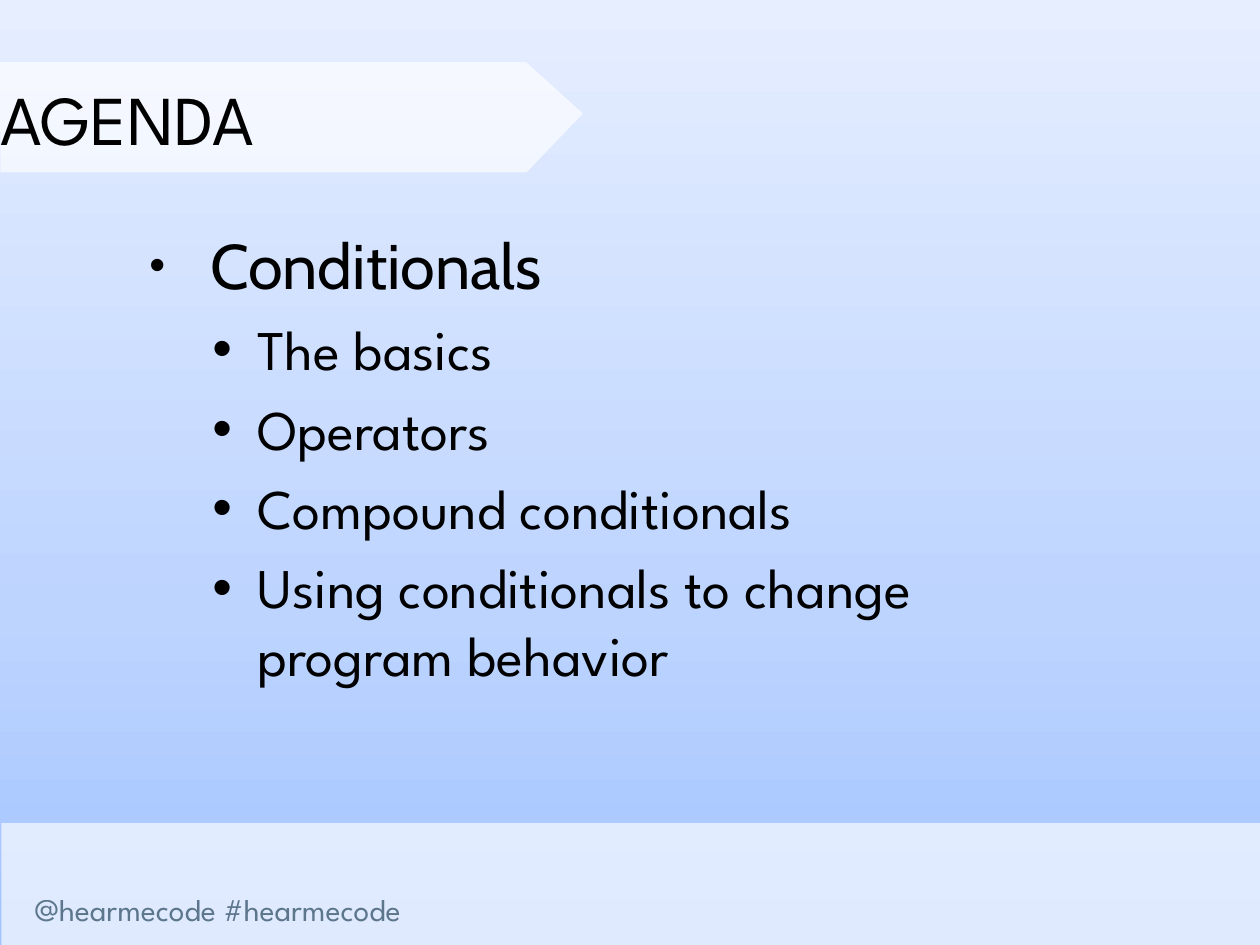
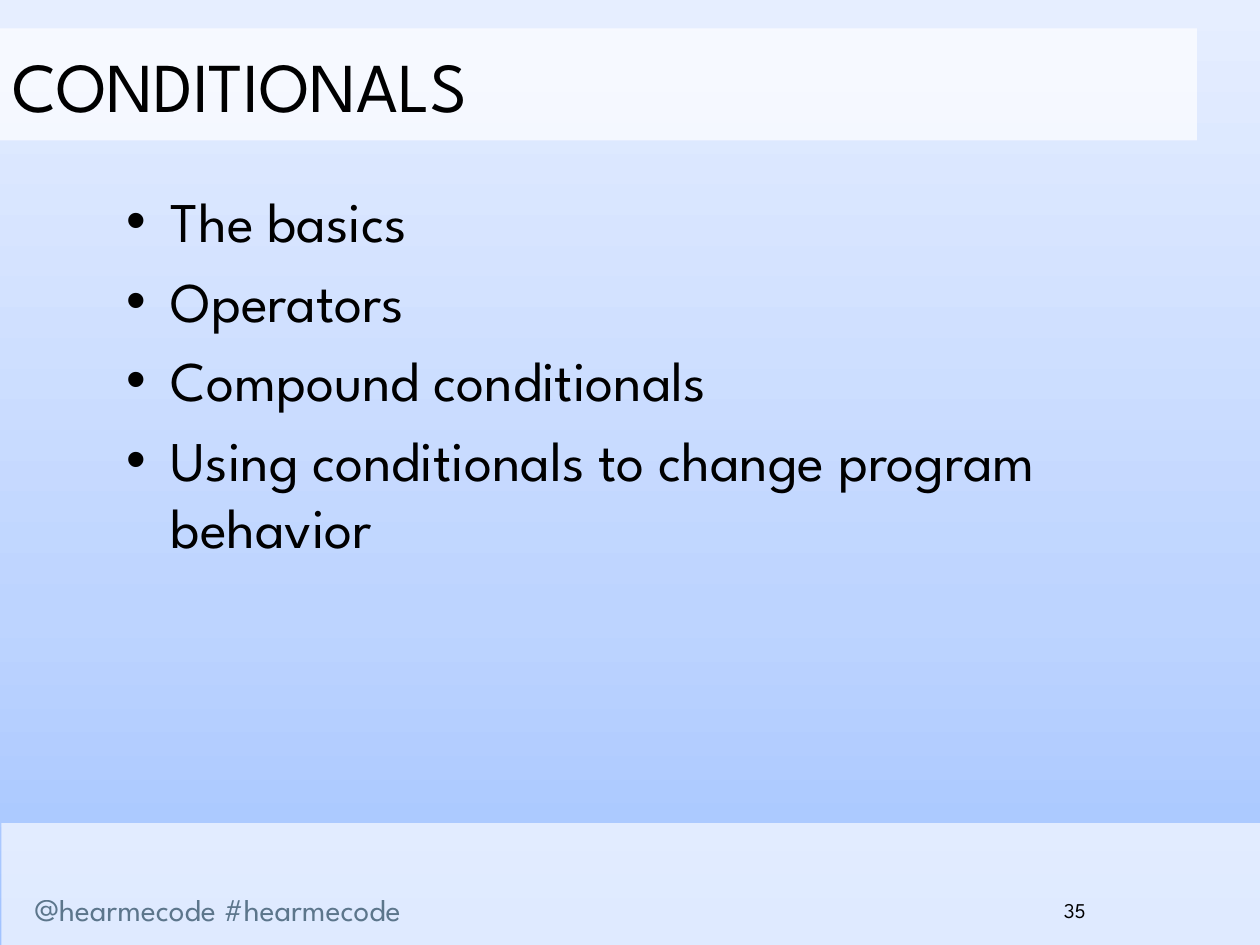
Before and after one commit to hearmecode/slides, a slide deck: slide 35 of Lesson 1/Hear Me Code - Strings and Conditionals.pptx (slide 32 before the commit). Drawn at 1260x945 pixels with LibreOffice and Linux fonts; fonts in the diff are those of the drawing; background and template pictures are left out. Boxes give left, top, right and bottom in pixels: in the first picture for what was removed or moved away, otherwise in the second. Text is boxed around its words. In the diff, an @@ line names an element or a change of style, - is before the commit and + after.

```diff
--- a/Lesson 1/Hear Me Code - Strings and Conditionals.pptx
+++ b/Lesson 1/Hear Me Code - Strings and Conditionals.pptx
@@ rectangle added at (x1=0, y1=29, x2=1197, y2=141), fill #FFFFFF at 70% opacity, 40 pt, text #000000 @@
+CONDITIONALS
@@ freeform shape removed at (x1=0, y1=62, x2=583, y2=173) @@
@@ text removed at (x1=0, y1=98, x2=254, y2=146) @@
-AGENDA
@@ text "The basics" moved from (x1=210, y1=241, x2=911, y2=689) to (x1=171, y1=203, x2=1035, y2=549) @@
@@ text at (x1=210, y1=241, x2=542, y2=290): paragraph removed @@
-• Conditionals
@@ page number added at (x1=1064, y1=904, x2=1086, y2=919), 12 pt, text #000000 @@
+35
```
Also in this commit, not shown: 45 other slides changed, 6 slides added, 3 slides removed, 2 other files.
